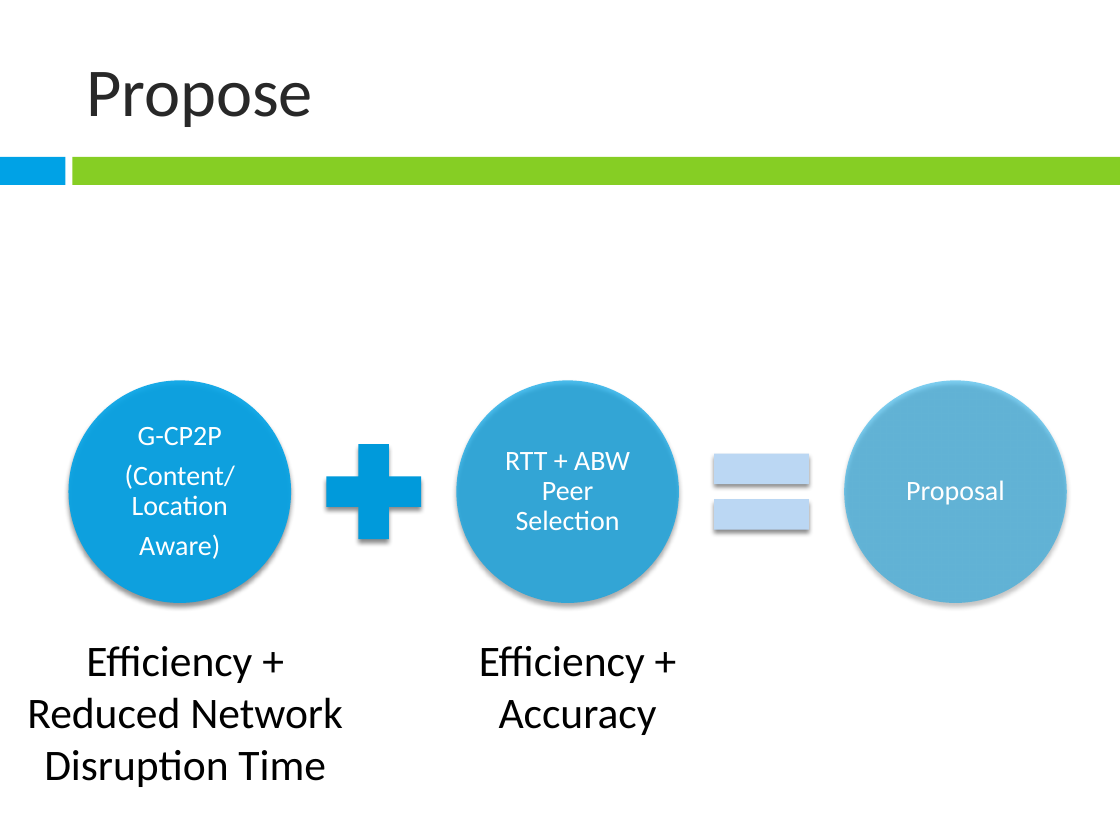
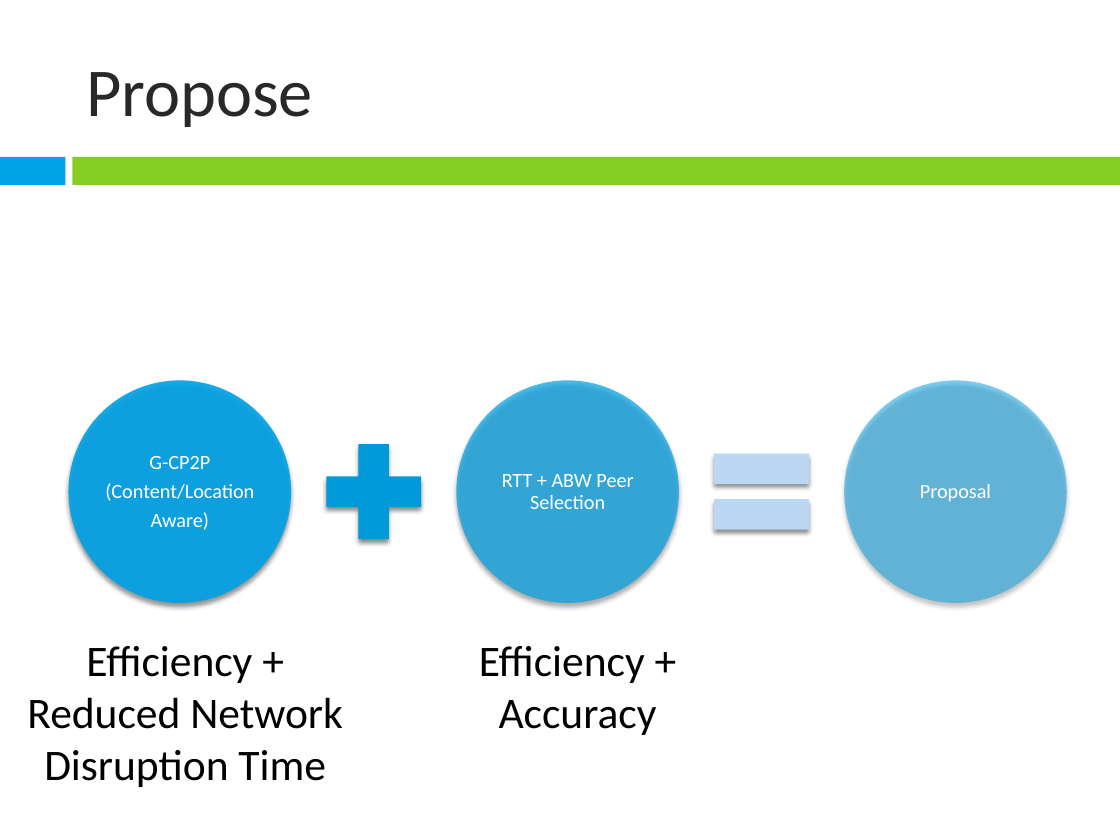
Before and after one commit to janeriongcol/ndsg-chupacabra, a slide deck: slide 33 of Presentations/Thesis Presentation.pptx. Drawn at 1120x840 pixels with LibreOffice and Linux fonts; fonts in the diff are those of the drawing. Boxes give left, top, right and bottom in pixels: in the first picture for what was removed or moved away, otherwise in the second. Text is boxed around its words. In the diff, an @@ line names an element or a change of style, - is before the commit and + after.

```diff
--- a/Presentations/Thesis Presentation.pptx
+++ b/Presentations/Thesis Presentation.pptx
@@ size 18 to 13 pt; less space between paragraphs in 3 elements at (105,456,254,530), (502,474,633,509), (920,484,991,501) @@
```
Also in this commit, not shown: 5 other slides changed.
